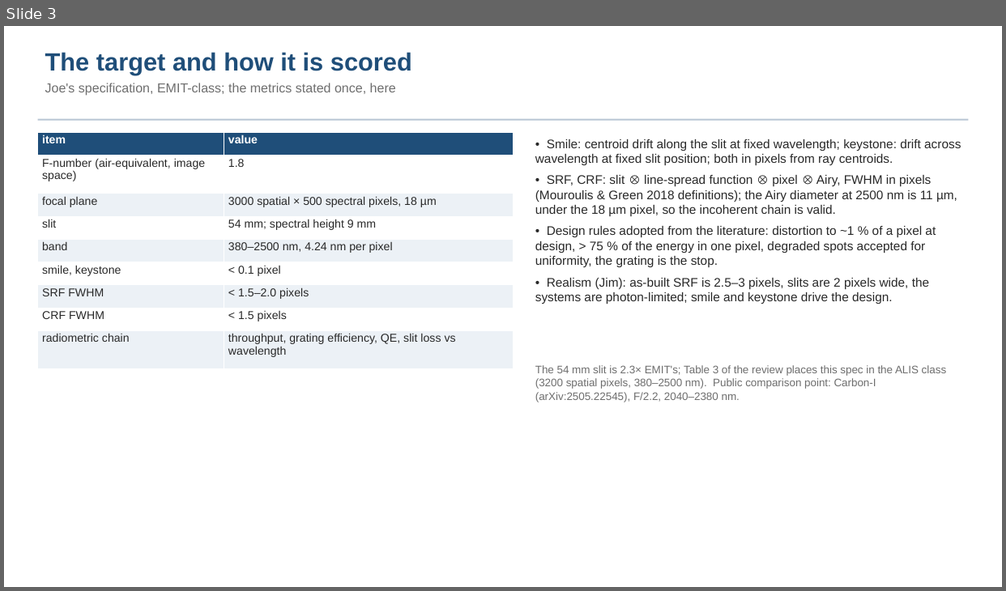
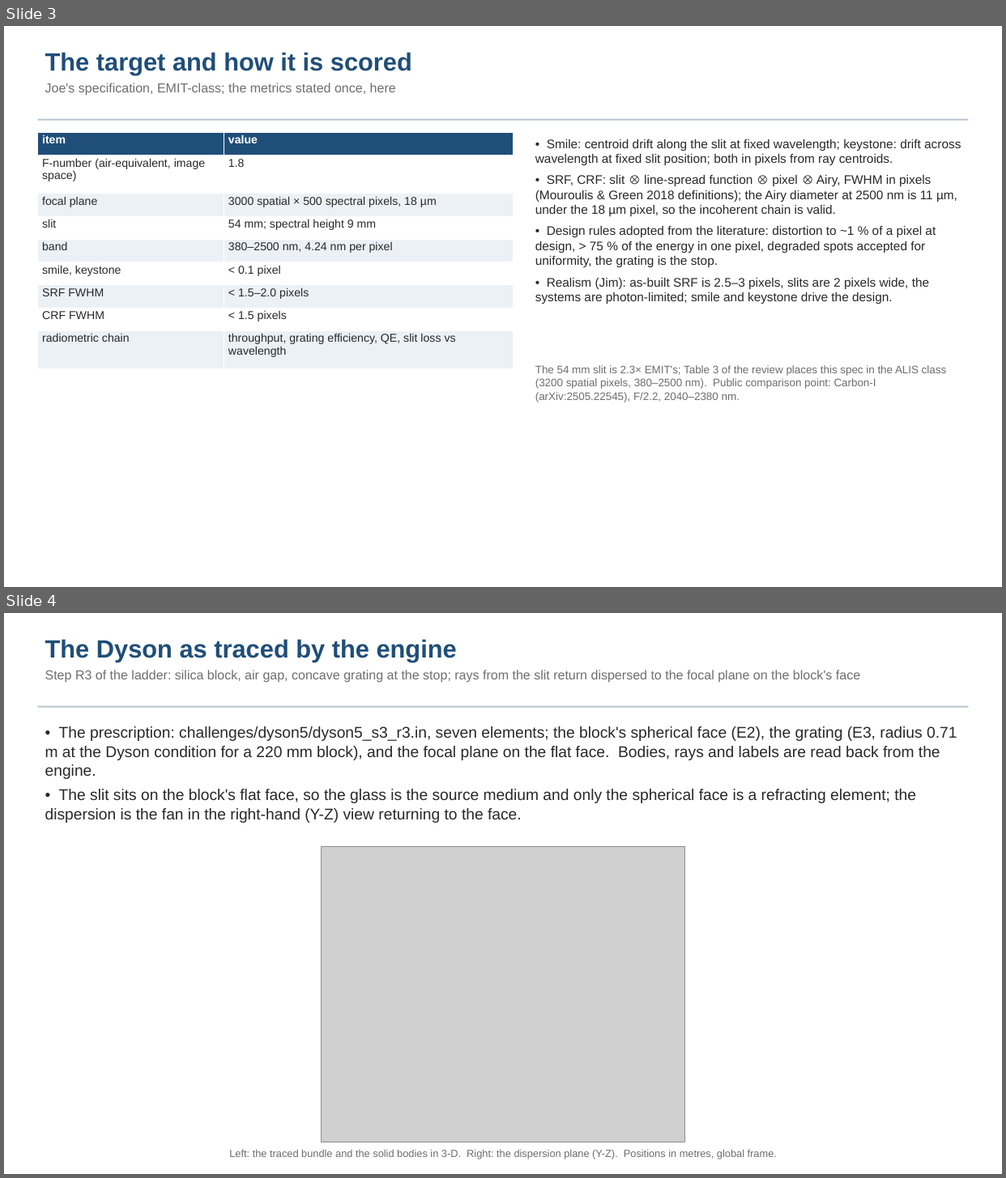
Before and after one commit to nasa-jpl/macos, a slide deck: demo_session/deck_dyson.pptx. Shown one above the other, each under a label of ours: slide 3 before the commit, slides 3 and 4 after it. The pictures are 1006x591 and 1006x1178 pixels, drawn with LibreOffice and Linux fonts; fonts in the diff are those of the drawing; grey boxes stand for pictures. Boxes give left, top, right and bottom in pixels: in the first picture for what was removed or moved away, otherwise in the second. Text is boxed around its words. In the diff, an @@ line names an element or a change of style, - is before the commit and + after.

```diff
--- a/demo_session/deck_dyson.pptx
+++ b/demo_session/deck_dyson.pptx
@@ slide 4 added at (4,613,1002,1174), background #FFFFFF @@
@@ text added at (45,639,860,683), 12.5 pt, text #6E6E6E @@
+The Dyson as traced by the engine
+Step R3 of the ladder: silica block, air gap, concave grating at the stop; rays from the slit return dispersed to the focal plane on the block's face
@@ rectangle added at (38,706,968,707), fill #B8C6D4 @@
@@ text added at (45,726,957,823), 15 pt, text #282828 @@
+• The prescription: challenges/dyson5/dyson5_s3_r3.in, seven elements; the block's spherical face (E2), the grating (E3, radius 0.71 m at the Dyson condition for a 220 mm block), and the focal plane on the flat face. Bodies, rays and labels are read back from the engine.
+• The slit sits on the block's flat face, so the glass is the source medium and only the spherical face is a refracting element; the dispersion is the fan in the right-hand (Y-Z) view returning to the face.
@@ picture added at (322,846,685,1142) @@
@@ text added at (229,1149,777,1160), 10 pt, text #6E6E6E @@
+Left: the traced bundle and the solid bodies in 3-D. Right: the dispersion plane (Y-Z). Positions in metres, global frame.
```
Also in this commit, not shown: 3 slides changed, 5 other files.
